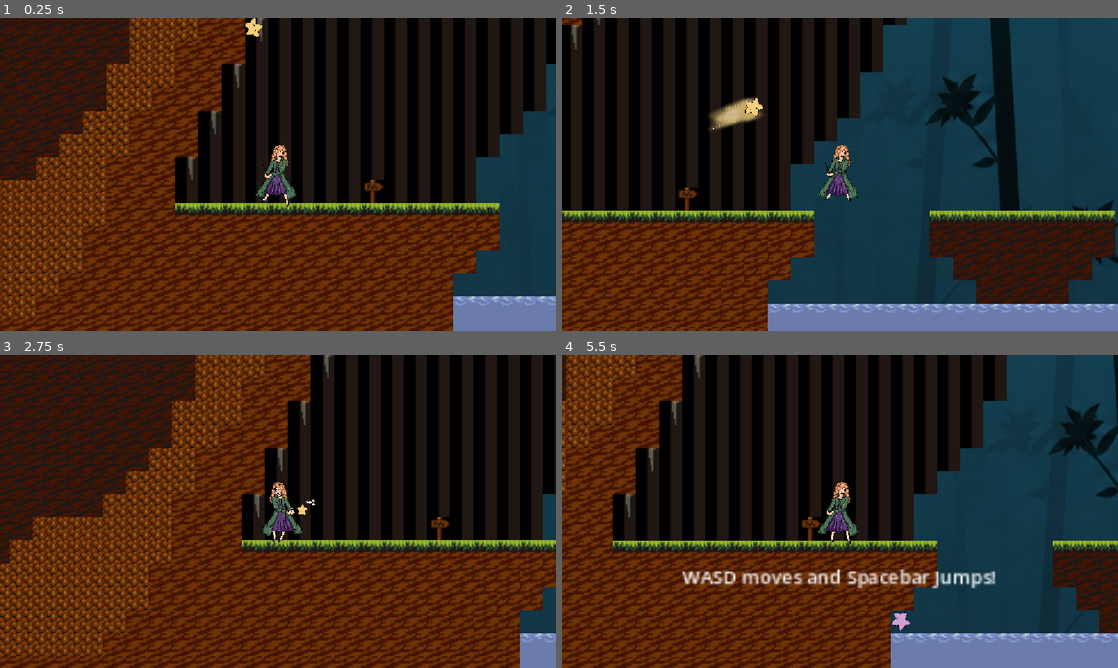
Above: before the commit, frames 1-4 (two rows, left to right).
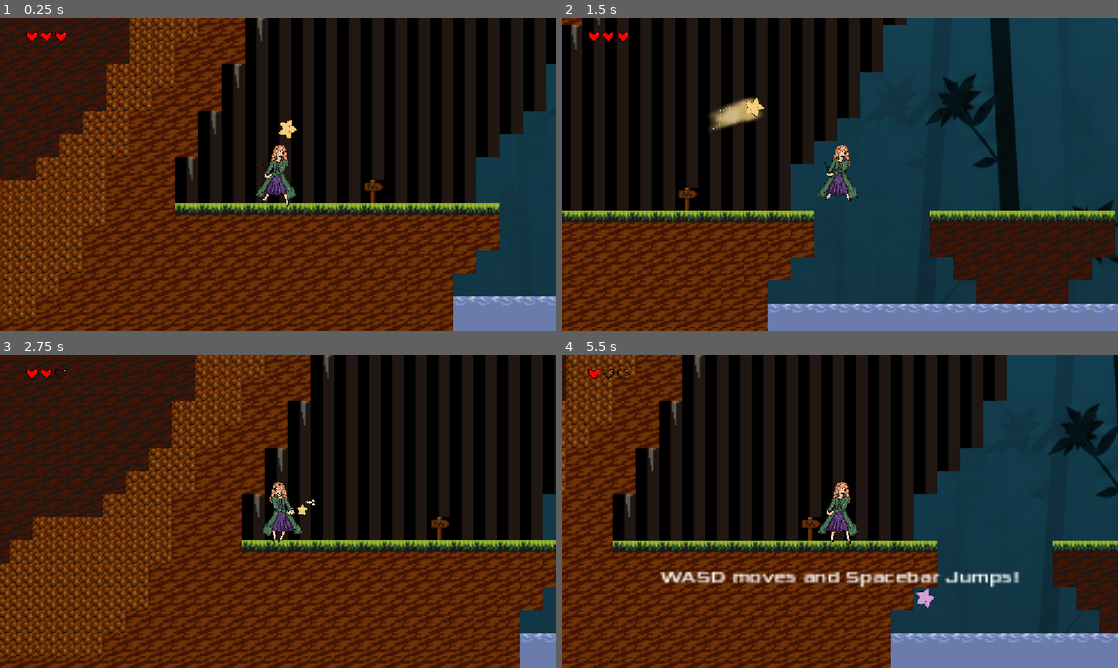
Above: after the commit, the same moments.

Repository: marist-spc/Wanderstar
Game: Godot game, scene res://level1.tscn
The game is run twice, just before and just after one commit, with the same random seed, the same clock (stepped at 60 frames per second) and the same inputs.
Inputs (mouse positions are in pixels of both pictures, inside the frame that each line leads up to):
- Up to frame 1 (0.25 s): no input
- Up to frame 2 (1.5 s): tap Enter at 0.5 s; move the mouse to (962, 158) at 0.52 s; hold Right mouse button (move_star) 0.53-1.28 s; hold D (move_right) from 0.53 s (still down); tap Space (jump) at 0.77 s; move the mouse to (728, 190) at 1.27 s; click (728, 190) at 1.35 s
- Up to frame 3 (2.75 s): tap Space (jump) at 1.52 s; move the mouse to (333, 442) at 2.02 s; release D (move_right) at 2.03 s; hold A (move_left) from 2.03 s (still down); hold Q (star_return) from 2.03 s (still down)
- Up to frame 4 (5.5 s): move the mouse to (812, 574) at 2.77 s; release A (move_left) at 2.78 s; release Q (star_return) at 2.78 s; hold D (move_right) 2.78-4.28 s; tap E (swap_star) at 2.85 s; tap Space (jump) at 3.02, 3.77, 4.52 s; move the mouse to (1006, 558) at 3.52 s; hold Right mouse button (move_star) 3.53-4.28 s; move the mouse to (673, 464) at 4.27 s; hold A (move_left) 4.28-5.03 s; click (673, 464) at 4.35 s; move the mouse to (867, 511) at 5.02 s; hold D (move_right) from 5.03 s (still down); hold Q (star_return) from 5.03 s (still down)

The runs differ from the first frame. In frame 1, 0.4% of the frame differs, in the area x 4-54%, y 0-39%; in frame 2, 0.2%; in frame 3, 0.1%; in frame 4, 2.4%, in the area x 4-83%, y 4-89%.

Commit message:
HUD stuff added

Diff:
--- a/level1.tscn
+++ b/level1.tscn
@@ -1,5 +1,6 @@
 [gd_scene format=4 uid="uid://coismo8quy7gv"]
 
+[ext_resource type="Script" uid="uid://b8ix67xphdt04" path="res://level_1.gd" id="1_hx44q"]
 [ext_resource type="Texture2D" uid="uid://5cg6wtnehf32" path="res://art/fantasy_background.png" id="1_ootpb"]
 [ext_resource type="PackedScene" uid="uid://d4g0o6c6i0hc" path="res://tile_map_layer.tscn" id="2_v38iq"]
 [ext_resource type="PackedScene" uid="uid://5by71sk0n536" path="res://wander.tscn" id="4_v8kj3"]
@@ -13,6 +14,7 @@
 [ext_resource type="PackedScene" uid="uid://cpq1cegoh2xoc" path="res://dialogue_trigger.tscn" id="11_mx85b"]
 
 [node name="Level1" type="Node2D" unique_id=1039245021]
+script = ExtResource("1_hx44q")
 
 [node name="Background" type="Node2D" parent="." unique_id=187422656]
 
--- a/level_1.gd
+++ b/level_1.gd
@@ -1,13 +1,5 @@
 extends Node2D
 
+func _on_wander_new_game() -> void:
 
-
-#func _on_wander_player_death() -> void:
-
-	#get_tree().paused = true
-
-
-
-#func _on_wander_new_game() -> void:
-
-	#get_tree().paused = false
+	get_tree().reload_current_scene()
--- a/star.gd
+++ b/star.gd
@@ -15,6 +15,10 @@
 	$SpriteController/PurpleAnimations.visible = false
 	$ExplodeControl/MovingHitbox.disabled = true
 	$Explosion/ExplosionHitbox.disabled = true
+	target_position = wander.position
+	target_position.y -= 30
+
+
 
 
 
@@ -22,7 +26,8 @@
 	#move the star to wherever its supposed to be going
 
 	if current_star == "purple" && $"Attack Timer".time_left <= 0:
-		target_position = wander.position
+		target_position.y = wander.position.y - 25
+		target_position.x = wander.position.x
 
 	if target_position != position:
 		var direction = (target_position - position).normalized()
@@ -65,9 +70,14 @@
 		$"Attack Timer".start()
 		$AttackSound.play()
 	#launches star at cursor
-	elif current_star == "purple":
+	elif current_star == "purple" && $"Attack Timer".time_left <= 0:
 		if $Node2D/RayCast2D.get_collider() != null:
 			target_position = $Node2D/RayCast2D.get_collider().global_position
+			star_speed_modifier = 2
+			$"Attack Timer".start()
+			$ExplodeControl/MovingHitbox.disabled = false
+		else:
+			target_position = get_global_mouse_position()
 			star_speed_modifier = 2
 			$"Attack Timer".start()
 			$ExplodeControl/MovingHitbox.disabled = false
--- a/star.tscn
+++ b/star.tscn
@@ -129,8 +129,8 @@
 [node name="RayCast2D" type="RayCast2D" parent="Node2D" unique_id=421301839]
 position = Vector2(0, -4)
 rotation = 4.712389
-target_position = Vector2(0, 10000000000)
-collision_mask = 11
+target_position = Vector2(0, 400)
+collision_mask = 8
 collide_with_areas = true
 
 [node name="Attack Timer" type="Timer" parent="." unique_id=1097621042]
--- a/wander.gd
+++ b/wander.gd
@@ -15,6 +15,7 @@
 	$AnimatedSprite2D.play("idle")
 	$Camera2D/GameOverHud/Button.visible = false
 	$Camera2D/GameOverHud/Label.visible = false
+	$Camera2D/HeartHUD/Heart1.play("full")
 
 
 func _physics_process(delta: float) -> void:
@@ -128,8 +129,13 @@
 	health -= 1
 	$AnimatedSprite2D.modulate = Color(1, 0, 0)
 	$DamageTimer.start()
+	if health == 2:
+		$Camera2D/HeartHUD/Heart3.play("empty")
+	if health == 1:
+		$Camera2D/HeartHUD/Heart2.play("empty")
 	if health == 0:
 		#queue_free()
+		$Camera2D/HeartHUD/Heart1.play("empty")
 		$Camera2D/GameOverHud/Button.visible = true
 		$Camera2D/GameOverHud/Label.visible = true
 		input_enabled = false
@@ -143,3 +149,8 @@
 	input_enabled = true
 	$Camera2D/GameOverHud/Button.visible = false
 	$Camera2D/GameOverHud/Label.visible = false
+	health = 3
+	$Camera2D/HeartHUD/Heart1.play("full")
+	$Camera2D/HeartHUD/Heart2.play("full")
+	$Camera2D/HeartHUD/Heart3.play("full")
+	recall.emit(position)
--- a/wander.tscn
+++ b/wander.tscn
@@ -2,9 +2,12 @@
 
 [ext_resource type="Script" uid="uid://8e1pgbgnosv3" path="res://wander.gd" id="1_g1y5l"]
 [ext_resource type="Texture2D" uid="uid://idih5jxuwh6y" path="res://art/IMG_6549.PNG" id="2_dsosc"]
+[ext_resource type="FontFile" uid="uid://fdl4evh7q1vt" path="res://art/Xolonium-Regular.ttf" id="2_kksgm"]
+[ext_resource type="Texture2D" uid="uid://dfvww1no3lrms" path="res://art/heartempty.png" id="3_bses5"]
 [ext_resource type="Texture2D" uid="uid://dduavrxj3l0yf" path="res://art/Rosemary jump 2.PNG" id="3_pvftj"]
 [ext_resource type="Texture2D" uid="uid://dmibh21ml4gob" path="res://art/Walk 1.PNG" id="3_vg4kv"]
 [ext_resource type="Texture2D" uid="uid://cfpiqvhdg1qcy" path="res://art/Rosemary walk 2.PNG" id="4_8w8c0"]
+[ext_resource type="Texture2D" uid="uid://dhlabwr5r7c86" path="res://art/heartfull.png" id="4_emgf0"]
 [ext_resource type="Texture2D" uid="uid://y885mcd0uxqq" path="res://art/Rosemary jump 1.PNG" id="4_s10lc"]
 [ext_resource type="Texture2D" uid="uid://bmbwdcaesgky3" path="res://art/Rosemary walk 3.PNG" id="6_kksgm"]
 
@@ -12,7 +15,27 @@
 font_size = 13
 
 [sub_resource type="LabelSettings" id="LabelSettings_s10lc"]
+font = ExtResource("2_kksgm")
 font_size = 36
+
+[sub_resource type="SpriteFrames" id="SpriteFrames_wjtt2"]
+animations = [{
+"frames": [{
+"duration": 1.0,
+"texture": ExtResource("3_bses5")
+}],
+"loop": 1,
+"name": &"empty",
+"speed": 5.0
+}, {
+"frames": [{
+"duration": 1.0,
+"texture": ExtResource("4_emgf0")
+}],
+"loop": 1,
+"name": &"full",
+"speed": 5.0
+}]
 
 [sub_resource type="SpriteFrames" id="SpriteFrames_qpdv0"]
 animations = [{
@@ -70,6 +93,7 @@
 offset_top = 36.0
 offset_right = 191.0
 offset_bottom = 96.0
+theme_override_fonts/font = ExtResource("2_kksgm")
 label_settings = SubResource("LabelSettings_g4v7s")
 horizontal_alignment = 1
 
@@ -81,30 +105,54 @@
 anchor_top = 0.5
 anchor_right = 0.5
 anchor_bottom = 0.5
-offset_left = -25.0
-offset_top = 66.0
-offset_right = 25.0
-offset_bottom = 97.0
+offset_left = -56.0
+offset_top = 51.0
+offset_right = -1.0
+offset_bottom = 82.0
 grow_horizontal = 2
 grow_vertical = 2
 scale = Vector2(2, 2)
 size_flags_horizontal = 4
 size_flags_vertical = 4
+theme_override_fonts/font = ExtResource("2_kksgm")
 text = "Retry"
+icon_alignment = 1
 
 [node name="Label" type="Label" parent="Camera2D/GameOverHud" unique_id=609439649]
-anchors_preset = 5
+anchors_preset = 8
 anchor_left = 0.5
+anchor_top = 0.5
 anchor_right = 0.5
-offset_left = -70.5
-offset_top = 100.0
-offset_right = 70.5
-offset_bottom = 136.0
+anchor_bottom = 0.5
+offset_left = -104.5
+offset_top = -174.0
+offset_right = 104.5
+offset_bottom = -130.0
 grow_horizontal = 2
+grow_vertical = 2
 size_flags_horizontal = 4
-size_flags_vertical = 8
 text = "Game Over"
 label_settings = SubResource("LabelSettings_s10lc")
+
+[node name="HeartHUD" type="Node2D" parent="Camera2D" unique_id=1066071792]
+position = Vector2(-170, -95)
+
+[node name="Heart1" type="AnimatedSprite2D" parent="Camera2D/HeartHUD" unique_id=641129330]
+scale = Vector2(0.1, 0.1)
+sprite_frames = SubResource("SpriteFrames_wjtt2")
+animation = &"full"
+
+[node name="Heart2" type="AnimatedSprite2D" parent="Camera2D/HeartHUD" unique_id=1088596658]
+position = Vector2(10, 0)
+scale = Vector2(0.1, 0.1)
+sprite_frames = SubResource("SpriteFrames_wjtt2")
+animation = &"full"
+
+[node name="Heart3" type="AnimatedSprite2D" parent="Camera2D/HeartHUD" unique_id=2028737927]
+position = Vector2(20, 0)
+scale = Vector2(0.1, 0.1)
+sprite_frames = SubResource("SpriteFrames_wjtt2")
+animation = &"full"
 
 [node name="AnimatedSprite2D" type="AnimatedSprite2D" parent="." unique_id=1321029077]
 scale = Vector2(0.02, 0.02)
Binary file added: art/Xolonium-Regular.ttf
Not shown, changed: art/Xolonium-Regular.ttf.import
Binary file added: art/heartempty.png
Not shown, added: art/heartempty.png.import
Binary file added: art/heartfull.png
Not shown, added: art/heartfull.png.import
